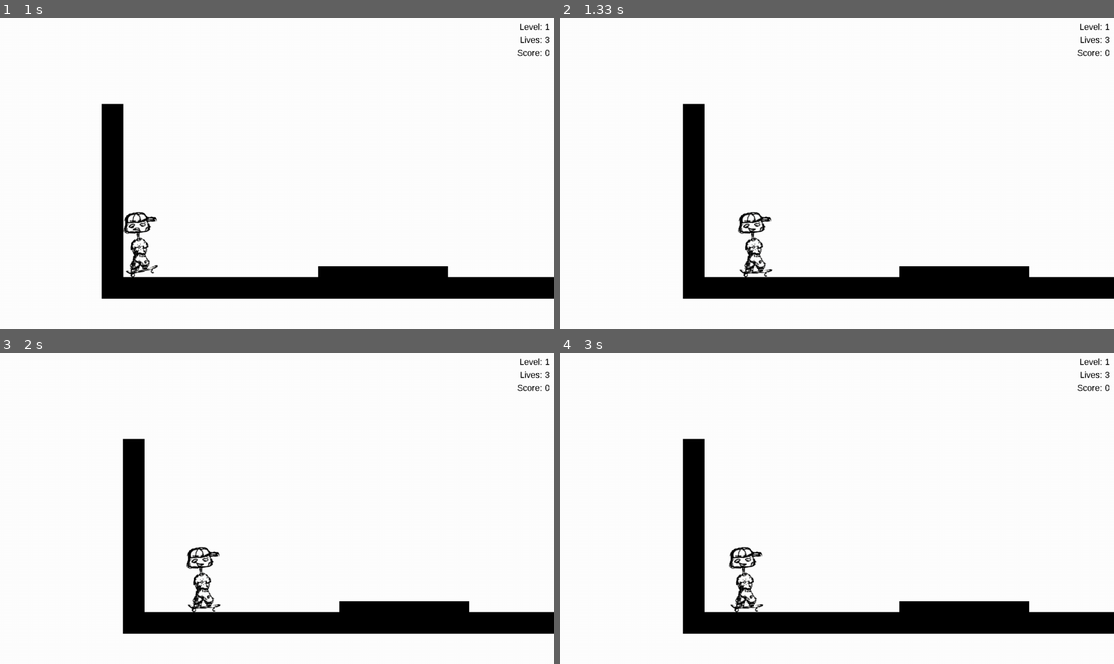
Above: before the commit, frames 1-4 (two rows, left to right).
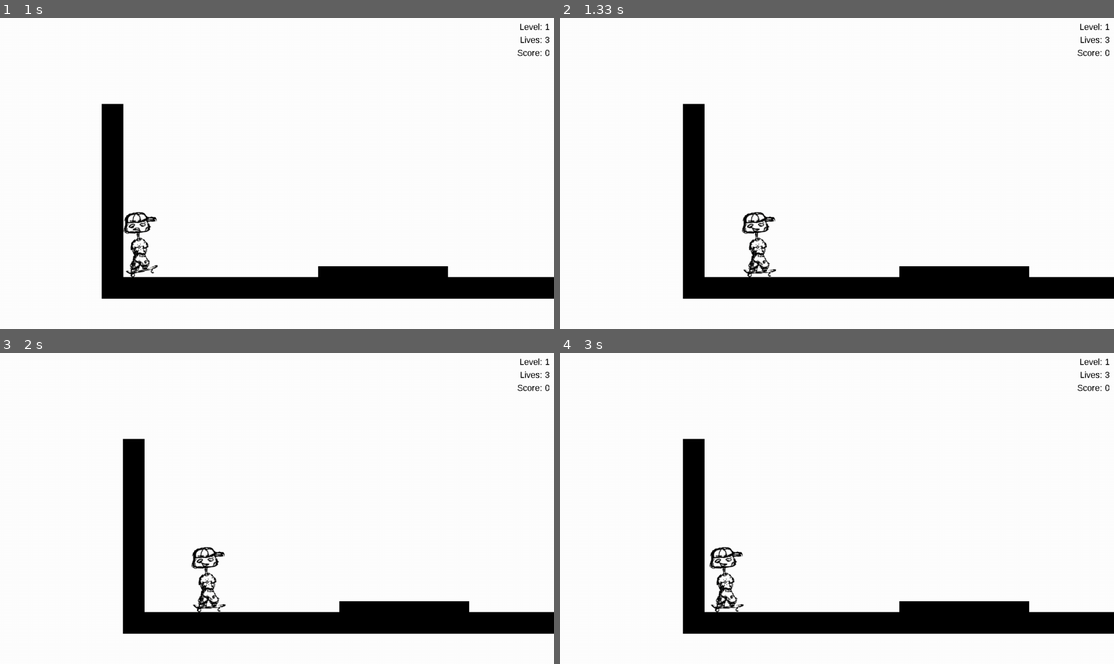
Above: after the commit, the same moments.

Repository: spookydoodle/bounce_pygame
Game: pygame game, started from main.py
The game is run twice, just before and just after one commit, with the same random seed, the same clock (stepped at 60 frames per second) and the same inputs.
Inputs:
- Up to frame 1 (1 s): tap Enter at 0.33 s; hold A from 0.67 s (still down); hold Up from 0.67 s (still down)
- Up to frame 2 (1.33 s): release A at 1.13 s; release Up at 1.13 s; tap D at 1.17 s
- Up to frame 3 (2 s): no input
- Up to frame 4 (3 s): hold Right 2-2.47 s; hold Left from 2.5 s (still down)

Frame 1 is identical in both runs. In frame 2, 0.7% of the frame differs, in the area x 32-39%, y 62-84%; in frame 3, 0.7%; in frame 4, 1.0%, in the area x 26-37%, y 62-84%.

Commit message:
Get rid of Player.moving_direction_*

Diff:
--- a/skater/game.py
+++ b/skater/game.py
@@ -17,7 +17,7 @@
 
         self.gameboard = GameBoard([])
 
-        self.player = Player(speed = 4)
+        self.player = Player(speed_unit = 8)
         self.player.rect.x = 100
         self.player.rect.bottom = 500
 
--- a/skater/player.py
+++ b/skater/player.py
@@ -17,19 +17,21 @@
     # elasticity parameter used to decrease velocity when hitting the ground
     ELASTICITY = 0.8
 
-    def __init__(self, speed = 0):
+    # how high the player can jump
+    LEAP_FORCE = 5
+
+    def __init__(self, speed_unit=1):
         super().__init__()
+
+        self.speed_unit = speed_unit
 
         self.image = pygame.image.load(images.PLAYER_MAIN).convert_alpha()
         self.rect = self.image.get_rect()
 
-        # speed is used for movement to left/right
-        self.speed = speed
-
         # acceleration, velocity, mass - used for acceleration and deceleration.
         # separate velocities for movement on x axis (right/left) and y axis (jump)
-        self.v_x = self.v0 = speed * 1.8
-        self.v_y = self.G * self.v0
+        self.v_x = 0
+        self.v_y = 0
         self.m = 4
 
         # flags used to perform tricks
@@ -40,11 +42,6 @@
         #self.is_colliding_l = False
         self.is_colliding_t = False
         self.is_colliding_b = False
-
-                # these parameters are used to determine direction for accelerating/decelerating when user stops skating;
-        # 1 = right/up, -1 = left/down, 0 = no movement
-        self.moving_direction_x = 0
-        self.moving_direction_y = 1
 
     def is_mid_air(self):
         return self.v_y != 0
@@ -58,6 +55,12 @@
     def is_crashed(self):
         return False  # TODO
 
+    def is_moving_right(self):
+        return self.v_x > 0
+
+    def is_moving_left(self):
+        return self.v_x < 0
+
     # function to load sprite images for each action/trick
     def load_image(self, path):
         self.image = pygame.image.load(path).convert_alpha()
@@ -65,19 +68,16 @@
     # handle user input
     def move(self, screen, event, gameboard):
 
-        # set moving_direction_x parameter based on user input, except for when skater is in the air
         keystate = pygame.key.get_pressed()
 
         if not self.is_mid_air():
 
             # here need to change to also use the dictionary CONTROLS - tbd later
             if (keystate[K_RIGHT] or keystate[K_d]):
-                self.moving_direction_x = 1
-                self.speed = self.v0
+                self.v_x = self.speed_unit
 
             if (keystate[K_LEFT] or keystate[K_a]) and self.rect.x > 0:
-                self.moving_direction_x = -1
-                self.speed = self.v0
+                self.v_x = - self.speed_unit
 
 
         # set flags for tricks based on user input
@@ -109,27 +109,27 @@
 
     def move_x(self, gameboard):
         # update the position according to previously computed speed
-        self.rect.x += self.speed * self.moving_direction_x
+        self.rect.x += self.v_x
 
         # update the speed for the next iteration
         if not self.is_mid_air():
             # decrease velocity using drag parameter but only if on the ground
-            self.speed *= self.DRAG
+            self.v_x *= self.DRAG
 
         # if speed is below a threshold, set it to zero
-        if self.speed <= self.ZERO:
-            self.speed = 0
+        if abs(self.v_x) <= self.ZERO:
+            self.v_x = 0
 
         # find x position of the closest obstacle edges on the right and left side of the player
         limit_right = min(obstacle.rect.left for obstacle in gameboard.obstacles_right(self))
         limit_left = max(obstacle.rect.right for obstacle in gameboard.obstacles_left(self))
 
         # stop movement if collision on the right of the player takes place
-        if self.moving_direction_x > 0 and self.rect.right > limit_right:
+        if self.is_moving_right() and self.rect.right > limit_right:
             self.stop_movement_x(limit_right - self.rect.width)
 
         # stop movement if collision on the left of the player takes place
-        if self.moving_direction_x < 0 and self.rect.left < limit_left:
+        if self.is_moving_left() and self.rect.left < limit_left:
             self.stop_movement_x(limit_left)
 
 
@@ -153,11 +153,10 @@
 
 
     def jump(self):
-        self.v_y = -self.v0  * 5 # NOTE: some random number
+        self.v_y = -self.speed_unit  * self.LEAP_FORCE
 
     def stop_movement_x(self, x):
         self.rect.x = x
-        self.moving_direction_x = 0
         self.v_x = 0
 
     def stop_movement_y(self, y):
@@ -167,8 +166,10 @@
     def handle_images(self):
 
         if self.is_mid_air() or self.is_manual:
-           if self.moving_direction_x >= 0: img = images.PLAYER_MANUAL
-           if self.moving_direction_x < 0: img = images.PLAYER_NOSE_MANUAL
+            if self.is_moving_left():
+                img = images.PLAYER_NOSE_MANUAL
+            else:
+                img = images.PLAYER_MANUAL
 
         elif self.is_crashed(): img = images.PLAYER_CRASH
 
